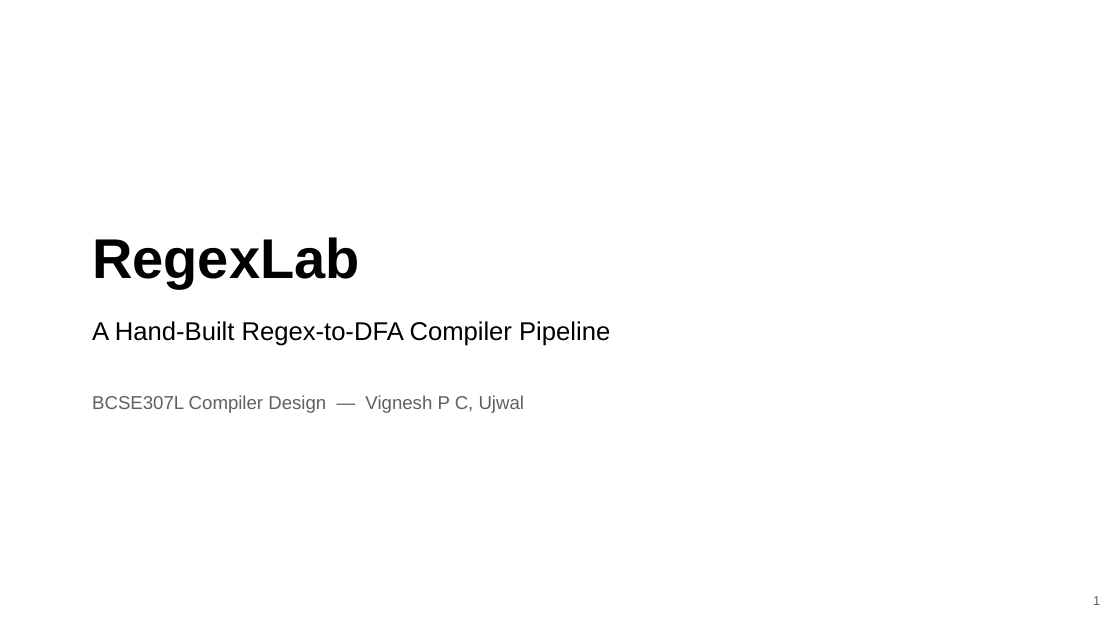
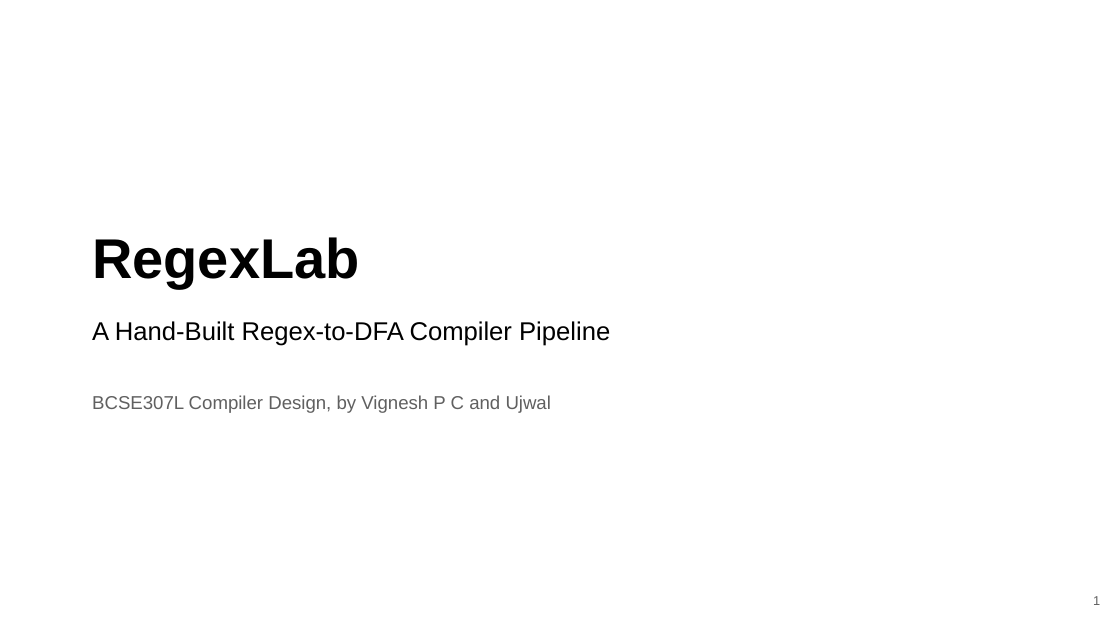
Before and after one commit to Vignesh-P-C/regexlab, a slide deck: slide 1 of docs/presentation.pptx. Drawn at 1120x630 pixels with LibreOffice and Linux fonts; fonts in the diff are those of the drawing. Boxes give left, top, right and bottom in pixels: in the first picture for what was removed or moved away, otherwise in the second. Text is boxed around its words. In the diff, an @@ line names an element or a change of style, - is before the commit and + after.

```diff
--- a/docs/presentation.pptx
+++ b/docs/presentation.pptx
@@ text at (92, 395, 551, 413): text changed @@
-BCSE307L Compiler Design — Vignesh P C, Ujwal
+BCSE307L Compiler Design, by Vignesh P C and Ujwal
```
Also in this commit, not shown: 8 other slides changed, 1 other file.
